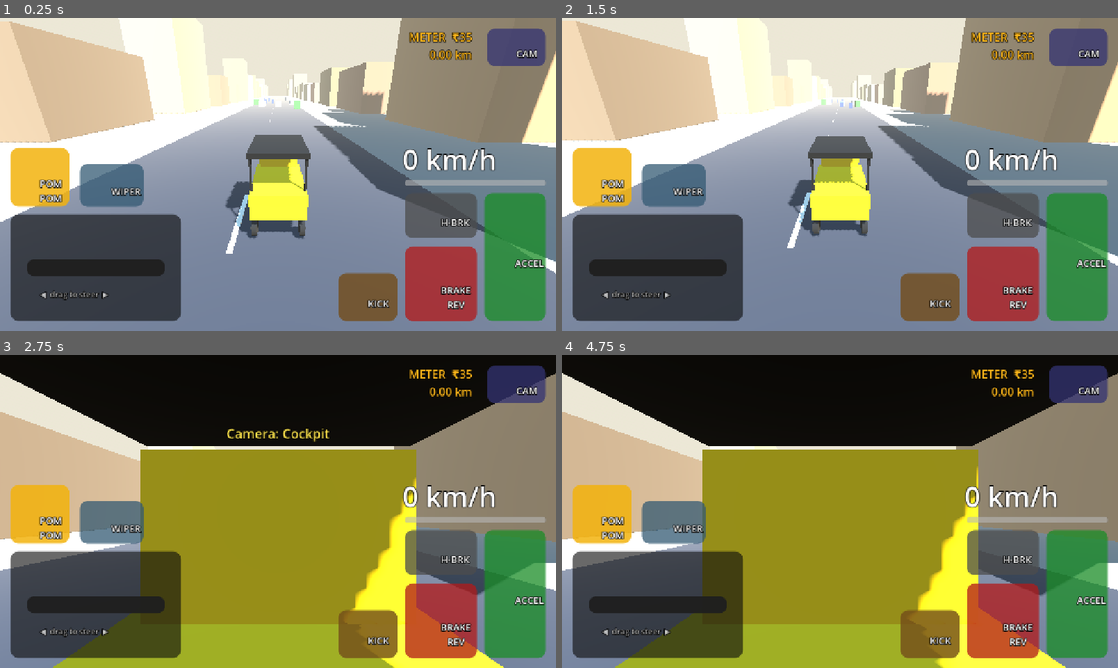
Above: before the commit, frames 1-4 (two rows, left to right).
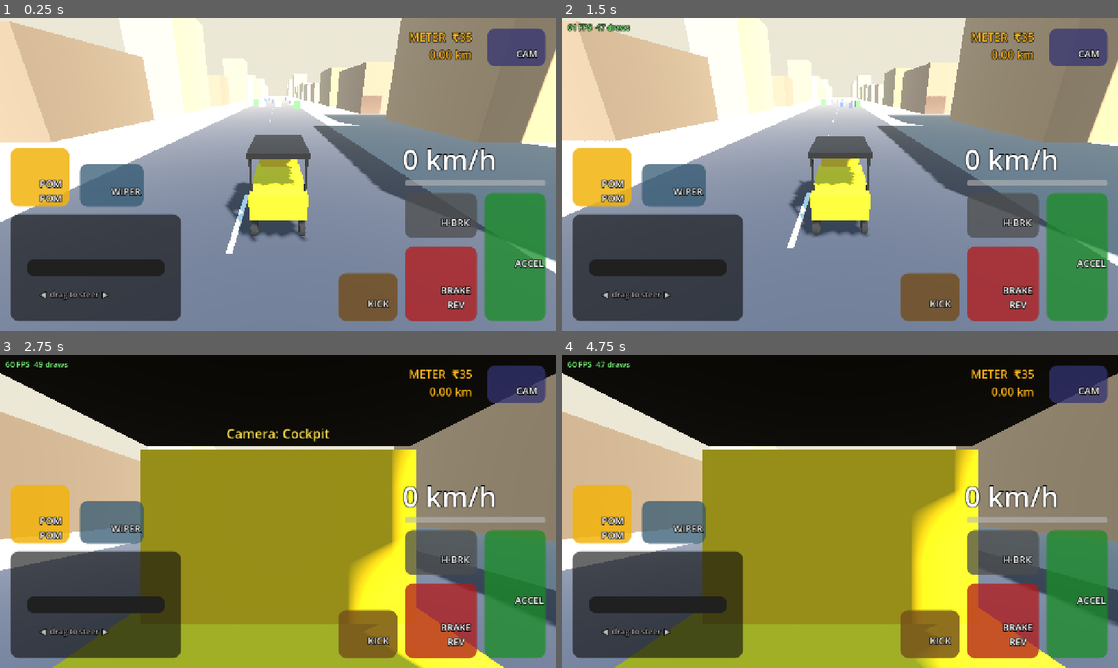
Above: after the commit, the same moments.

Repository: DavidRajPaul/Auto-Simulator-Game-GoDot
Game: Godot game, scene res://scenes/main_phase1_greybox.tscn
The game is run twice, just before and just after one commit, with the same random seed, the same clock (stepped at 60 frames per second) and the same inputs.
Inputs (mouse positions are in pixels of both pictures, inside the frame that each line leads up to):
- Up to frame 1 (0.25 s): no input
- Up to frame 2 (1.5 s): move the mouse to (962, 158) at 0.52 s; hold D (steer_right) 0.53-1.25 s; tap H (horn) at 0.6 s; click (962, 158) at 0.67 s; tap K (kick_start) at 0.8 s; drag from (728, 190) to (812, 237) at 1.27 s
- Up to frame 3 (2.75 s): move the mouse to (333, 442) at 2.02 s; hold D (steer_right) from 2.03 s (still down); tap C (camera_cycle) at 2.1 s; click (333, 442) at 2.17 s; tap K (kick_start) at 2.3 s
- Up to frame 4 (4.75 s): release D (steer_right) at 2.75 s; drag from (812, 574) to (673, 464) at 2.77 s; move the mouse to (1006, 558) at 3.52 s; hold A (steer_left) 3.53-4.25 s; tap K (kick_start) at 3.6 s; click (1006, 558) at 3.67 s; drag from (673, 464) to (756, 433) at 4.27 s

The runs differ from the first frame. In frame 1, 1.0% of the frame differs, in the area x 0-100%, y 9-79%; in frame 2, 1.2%; in frame 3, 2.6%; in frame 4, 3.6%, in the area x 0-100%, y 1-100%.

Commit message:
feat(phase1): feel tuning, placeholder audio, debug overlay, perf budget gate
- Torque curve + aero drag + anti-roll start in VehicleStats; tuned Bajaj_RE_4S
  (0-45 km/h 4.2 s, 2.1 m U-turn radius, brief Gethu tilt)
- VehicleAudio: synthesised engine loop pitched by speed, pom-pom horn, kick clunk
- DebugOverlay: FPS/draw calls/physics/RAM in debug builds
- run_perf_probe under xvfb in CI; cheaper orthogonal shadows (145 -> 99 draws)
- Tests: 46 checks incl. feel targets and audio; timeout-guarded CI steps
- README: remaining MVP work, full audio scope in Phase 5

Co-Authored-By: Claude Opus 5.5 <noreply@anthropic.com>
Claude-Session: https://claude.ai/code/session_01NZmjcP87RjyuMBvBCQaTLX

Diff:
--- a/data/vehicles/Bajaj_RE_4S.tres
+++ b/data/vehicles/Bajaj_RE_4S.tres
@@ -12,3 +12,8 @@
 max_speed_kmh = 58.0
 max_steer_angle_deg = 45.0
 horn_tier = 1
+engine_peak_force_n = 1800.0
+torque_falloff = 0.35
+aero_drag_coeff = 0.35
+anti_roll_start_deg = 11.0
+anti_roll_torque_strength = 7200.0
--- a/data/vehicles/VehicleStats.gd
+++ b/data/vehicles/VehicleStats.gd
@@ -15,6 +15,10 @@
 @export var max_speed_kmh: float = 58.0
 @export var reverse_max_speed_kmh: float = 16.0
 @export var engine_peak_force_n: float = 4200.0
+## Fraction of peak force lost at top speed (0 = flat torque, 0.7 = strong low-end bias).
+@export var torque_falloff: float = 0.55
+## Air drag force = coeff × v² (N, v in m/s).
+@export var aero_drag_coeff: float = 0.9
 @export var service_brake_force_n: float = 5400.0
 @export var handbrake_force_n: float = 7500.0
 
@@ -34,6 +38,8 @@
 
 @export_group("Stability")
 @export var anti_roll_torque_strength: float = 8200.0
+## Roll angle (deg) where the stabiliser starts working; lower = stiffer, less Gethu.
+@export var anti_roll_start_deg: float = 6.0
 @export var two_wheel_tilt_min_deg: float = 12.0
 @export var max_safe_roll_angle_deg: float = 18.0
 
--- a/scenes/main_phase1_greybox.tscn
+++ b/scenes/main_phase1_greybox.tscn
@@ -7,6 +7,7 @@
 [ext_resource type="PackedScene" path="res://scenes/ui/touch_hud.tscn" id="5"]
 [ext_resource type="Script" path="res://scripts/world/GreyboxDressing.gd" id="6"]
 [ext_resource type="Script" path="res://scripts/world/WaterlogZone.gd" id="7"]
+[ext_resource type="Script" path="res://scripts/ui/DebugOverlay.gd" id="8"]
 
 [sub_resource type="ProceduralSkyMaterial" id="SkyMat"]
 sky_top_color = Color(0.35, 0.55, 0.85, 1)
@@ -72,7 +73,8 @@
 [node name="Sun" type="DirectionalLight3D" parent="."]
 transform = Transform3D(0.866, -0.354, 0.354, 0, 0.707, 0.707, -0.5, -0.612, 0.612, 0, 30, 0)
 shadow_enabled = true
-directional_shadow_max_distance = 60.0
+directional_shadow_mode = 0
+directional_shadow_max_distance = 45.0
 
 [node name="Ground" type="StaticBody3D" parent="."]
 collision_mask = 0
@@ -82,10 +84,12 @@
 shape = SubResource("Shape_ground")
 
 [node name="Pavement" type="MeshInstance3D" parent="Ground"]
+cast_shadow = 0
 transform = Transform3D(1, 0, 0, 0, 1, 0, 0, 0, 1, 0, -0.51, 0)
 mesh = SubResource("Mesh_ground")
 
 [node name="AnnaSalaiRoad" type="MeshInstance3D" parent="Ground"]
+cast_shadow = 0
 mesh = SubResource("Mesh_road")
 
 [node name="SpeedBreaker" type="StaticBody3D" parent="."]
@@ -96,6 +100,7 @@
 shape = SubResource("Shape_breaker")
 
 [node name="Mesh" type="MeshInstance3D" parent="SpeedBreaker"]
+cast_shadow = 0
 mesh = SubResource("Mesh_breaker")
 
 [node name="MonsoonPuddle" type="Area3D" parent="."]
@@ -109,6 +114,7 @@
 shape = SubResource("Shape_water")
 
 [node name="Surface" type="MeshInstance3D" parent="MonsoonPuddle"]
+cast_shadow = 0
 transform = Transform3D(1, 0, 0, 0, 1, 0, 0, 0, 1, 0, -0.37, 0)
 mesh = SubResource("Mesh_water")
 
@@ -128,3 +134,6 @@
 player_path = NodePath("../AutoRickshaw")
 
 [node name="TouchHUD" parent="." instance=ExtResource("5")]
+
+[node name="DebugOverlay" type="CanvasLayer" parent="."]
+script = ExtResource("8")
--- a/scenes/vehicles/auto_rickshaw.tscn
+++ b/scenes/vehicles/auto_rickshaw.tscn
@@ -2,6 +2,7 @@
 
 [ext_resource type="Script" path="res://scripts/vehicle/AutoRickshawController.gd" id="1"]
 [ext_resource type="Resource" path="res://data/vehicles/Bajaj_RE_4S.tres" id="2"]
+[ext_resource type="Script" path="res://scripts/vehicle/VehicleAudio.gd" id="3"]
 
 [sub_resource type="BoxShape3D" id="Shape_chassis"]
 size = Vector3(1.3, 0.8, 2.6)
@@ -90,3 +91,7 @@
 [node name="Tyre" type="MeshInstance3D" parent="RearRightWheelMesh"]
 transform = Transform3D(0, -1, 0, 1, 0, 0, 0, 0, 1, 0, 0, 0)
 mesh = SubResource("Mesh_wheel")
+
+[node name="VehicleAudio" type="Node3D" parent="."]
+transform = Transform3D(1, 0, 0, 0, 1, 0, 0, 0, 1, 0, 0, 0.9)
+script = ExtResource("3")
--- /dev/null
+++ b/scripts/ui/DebugOverlay.gd
@@ -0,0 +1,58 @@
+class_name DebugOverlay
+extends CanvasLayer
+## Top-left performance readout for on-device testing. Auto-hidden in release
+## builds; tap the readout to cycle compact/full/hidden.
+## Budgets (AGENTS.md Rule 5): 60 FPS, ≤ 150 draw calls, physics well under 16 ms.
+
+const UPDATE_INTERVAL_S: float = 0.25
+const DRAW_CALL_BUDGET: int = 150
+
+var _label: Label
+var _timer: float = 0.0
+var _mode: int = 1 # 0 hidden, 1 compact, 2 full
+var _worst_fps: float = 999.0
+
+func _ready() -> void:
+	layer = 20
+	if not OS.is_debug_build():
+		queue_free()
+		return
+	_label = Label.new()
+	_label.position = Vector2(12.0, 8.0)
+	_label.add_theme_font_size_override("font_size", 18)
+	_label.add_theme_color_override("font_outline_color", Color.BLACK)
+	_label.add_theme_constant_override("outline_size", 5)
+	_label.mouse_filter = Control.MOUSE_FILTER_STOP
+	_label.gui_input.connect(_on_label_input)
+	add_child(_label)
+
+func _process(delta: float) -> void:
+	_timer += delta
+	if _timer < UPDATE_INTERVAL_S:
+		return
+	_timer = 0.0
+	var fps: float = Performance.get_monitor(Performance.TIME_FPS)
+	if Engine.get_process_frames() > 180: # ignore loading frames
+		_worst_fps = minf(_worst_fps, fps)
+	var draws: int = int(Performance.get_monitor(Performance.RENDER_TOTAL_DRAW_CALLS_IN_FRAME))
+	var phys_ms: float = Performance.get_monitor(Performance.TIME_PHYSICS_PROCESS) * 1000.0
+	var mem_mb: float = Performance.get_monitor(Performance.MEMORY_STATIC) / 1048576.0
+	var vram_mb: float = Performance.get_monitor(Performance.RENDER_VIDEO_MEM_USED) / 1048576.0
+	var ok: bool = fps >= 55.0 and draws <= DRAW_CALL_BUDGET
+	_label.add_theme_color_override("font_color", Color(0.5, 1.0, 0.5) if ok else Color(1.0, 0.45, 0.35))
+	match _mode:
+		0:
+			_label.text = "·"
+		1:
+			_label.text = "%d FPS  %d draws" % [roundi(fps), draws]
+		_:
+			_label.text = "%d FPS (worst %d)\n%d / %d draw calls\nphysics %.1f ms\nRAM %.0f MB  VRAM %.0f MB\n%s" % [
+				roundi(fps), roundi(_worst_fps), draws, DRAW_CALL_BUDGET, phys_ms, mem_mb, vram_mb,
+				RenderingServer.get_video_adapter_name()]
+
+func _on_label_input(event: InputEvent) -> void:
+	var tapped: bool = (event is InputEventScreenTouch and (event as InputEventScreenTouch).pressed) \
+		or (event is InputEventMouseButton and (event as InputEventMouseButton).pressed)
+	if tapped:
+		_mode = (_mode + 1) % 3
+		_worst_fps = 999.0
--- a/scripts/vehicle/AutoRickshawController.gd
+++ b/scripts/vehicle/AutoRickshawController.gd
@@ -106,6 +106,7 @@
 	_solve_wheel(rear_left_wheel_ray, false, throttle_in, brake_in, handbrake_on, delta)
 	_solve_wheel(rear_right_wheel_ray, false, throttle_in, brake_in, handbrake_on, delta)
 	_apply_stabilizer()
+	_apply_aero_drag()
 	_update_fuel_and_odometer(delta)
 	_check_water_stall()
 	_emit_telemetry(delta)
@@ -142,7 +143,8 @@
 	var long_f: float = -wheel_fwd_speed * 12.0
 	if not is_front and not is_engine_stalled:
 		if throttle_in > 0.01 and current_speed_kmh < stats.max_speed_kmh:
-			long_f += throttle_in * stats.engine_peak_force_n * 0.5
+			var torque_curve: float = 1.0 - stats.torque_falloff * clampf(current_speed_kmh / stats.max_speed_kmh, 0.0, 1.0)
+			long_f += throttle_in * stats.engine_peak_force_n * 0.5 * torque_curve
 		elif brake_in > 0.01 and forward_speed_mps < 0.5 and current_speed_kmh < stats.reverse_max_speed_kmh:
 			long_f -= brake_in * stats.engine_peak_force_n * 0.25 # reverse gear
 	if brake_in > 0.01 and forward_speed_mps > 0.5:
@@ -163,6 +165,12 @@
 	if visual_name == "FrontWheelMesh":
 		n.rotation.y = current_steer_rad
 
+func _apply_aero_drag() -> void:
+	var v: Vector3 = linear_velocity
+	var spd: float = v.length()
+	if spd > 0.5:
+		apply_central_force(-v.normalized() * stats.aero_drag_coeff * spd * spd)
+
 func _apply_stabilizer() -> void:
 	var roll_rad: float = global_transform.basis.get_euler().z
 	current_roll_deg = absf(rad_to_deg(roll_rad))
@@ -174,8 +182,9 @@
 		SignalBus.two_wheel_tilt_changed.emit(is_on_two_wheels)
 		if is_on_two_wheels and current_speed_kmh >= GETHU_MIN_SPEED_KMH:
 			SignalBus.gethu_stunt_bonus_earned.emit("Two-Wheel Side-Tilt Gethu", GETHU_BONUS_INR)
-	if current_roll_deg > 6.0:
-		var ratio: float = clampf((current_roll_deg - 6.0) / (stats.max_safe_roll_angle_deg - 6.0), 0.0, 2.5)
+	var start: float = stats.anti_roll_start_deg
+	if current_roll_deg > start:
+		var ratio: float = clampf((current_roll_deg - start) / maxf(stats.max_safe_roll_angle_deg - start, 1.0), 0.0, 2.5)
 		apply_torque(global_transform.basis.z * (-signf(roll_rad) * stats.anti_roll_torque_strength * ratio))
 		# Kill roll-rate so the trike does not oscillate.
 		var roll_rate: float = angular_velocity.dot(global_transform.basis.z)
--- /dev/null
+++ b/scripts/vehicle/VehicleAudio.gd
@@ -0,0 +1,131 @@
+class_name VehicleAudio
+extends Node3D
+## Placeholder auto-rickshaw audio, synthesised once at load (no asset files, zero
+## per-frame DSP cost): a single-cylinder 4-stroke "phat-phat" loop pitch-shifted by
+## speed, a two-tone bulb "pom-pom" horn and a kick-start clunk.
+## Phase 5 replaces the generated streams with CC0 recordings (Sonniss / Kenney).
+## Driven only by SignalBus events.
+
+const MIX_RATE: int = 22050
+const IDLE_PITCH: float = 0.85
+const TOP_PITCH: float = 2.6
+const TOP_SPEED_KMH: float = 58.0
+
+@export var engine_volume_db: float = -6.0
+@export var horn_volume_db: float = -2.0
+
+var _engine: AudioStreamPlayer3D
+var _horn: AudioStreamPlayer3D
+var _clunk: AudioStreamPlayer3D
+var _speed_kmh: float = 0.0
+var _engine_running: bool = true
+
+func _ready() -> void:
+	_engine = _make_player("Engine", _build_engine_loop(), engine_volume_db)
+	_horn = _make_player("Horn", _build_horn(), horn_volume_db)
+	_clunk = _make_player("KickClunk", _build_clunk(), -4.0)
+	_engine.play()
+	SignalBus.speed_updated.connect(_on_speed)
+	SignalBus.horn_blasted.connect(func(_o: Vector3, _f: Vector3, _r: float, _t: int) -> void: _horn.play())
+	SignalBus.engine_stalled_in_water.connect(func(_p: Vector3) -> void: _set_engine(false))
+	SignalBus.engine_restarted.connect(func() -> void: _set_engine(true))
+	SignalBus.kick_start_attempt.connect(func(_r: float) -> void: _clunk.play())
+
+func _process(delta: float) -> void:
+	if not _engine_running:
+		return
+	var t: float = clampf(_speed_kmh / TOP_SPEED_KMH, 0.0, 1.0)
+	var target_pitch: float = lerpf(IDLE_PITCH, TOP_PITCH, sqrt(t))
+	if Input.is_action_pressed("accelerate"):
+		target_pitch += 0.15 # throttle "blip"
+	_engine.pitch_scale = lerpf(_engine.pitch_scale, target_pitch, 1.0 - exp(-8.0 * delta))
+
+func _on_speed(kmh: float) -> void:
+	_speed_kmh = kmh
+
+func _set_engine(on: bool) -> void:
+	_engine_running = on
+	if on:
+		_engine.pitch_scale = IDLE_PITCH
+		_engine.play()
+	else:
+		_engine.stop()
+
+func _make_player(player_name: String, stream: AudioStream, volume_db: float) -> AudioStreamPlayer3D:
+	var p: AudioStreamPlayer3D = AudioStreamPlayer3D.new()
+	p.name = player_name
+	p.stream = stream
+	p.volume_db = volume_db
+	p.unit_size = 8.0
+	p.max_distance = 80.0
+	p.attenuation_filter_cutoff_hz = 20500.0 # no muffling; cheaper on mobile
+	add_child(p)
+	return p
+
+# --- Synthesis (runs once) --------------------------------------------------
+
+## 0.5 s loop holding exactly 5 firing pulses (10 Hz) so it loops seamlessly.
+func _build_engine_loop() -> AudioStreamWAV:
+	var n: int = MIX_RATE / 2
+	var pulses: int = 5
+	var period: int = n / pulses
+	var rng: RandomNumberGenerator = RandomNumberGenerator.new()
+	rng.seed = 198 # 198 cc
+	var samples: PackedFloat32Array = PackedFloat32Array()
+	samples.resize(n)
+	for i: int in n:
+		var tp: float = float(i % period) / MIX_RATE # time since last firing
+		var env: float = exp(-tp * 38.0)
+		var thump: float = sin(TAU * 52.0 * tp) + 0.55 * sin(TAU * 104.0 * tp + 0.7) + 0.25 * sin(TAU * 260.0 * tp)
+		var exhaust_noise: float = rng.randf_range(-1.0, 1.0) * exp(-tp * 90.0) * 0.45
+		var hum: float = 0.07 * sin(TAU * 40.0 * float(i) / MIX_RATE)
+		samples[i] = (thump * env * 0.6 + exhaust_noise + hum)
+	return _to_wav(samples, true)
+
+## Classic rubber-bulb "pom-pom": two short honks, slightly detuned square-ish tone.
+func _build_horn() -> AudioStreamWAV:
+	var honk_len: float = 0.16
+	var gap: float = 0.07
+	var total: int = int(MIX_RATE * (honk_len * 2.0 + gap))
+	var samples: PackedFloat32Array = PackedFloat32Array()
+	samples.resize(total)
+	for i: int in total:
+		var t: float = float(i) / MIX_RATE
+		var in_first: bool = t < honk_len
+		var in_second: bool = t > honk_len + gap
+		if not in_first and not in_second:
+			samples[i] = 0.0
+			continue
+		var lt: float = t if in_first else t - honk_len - gap
+		var f: float = 410.0 if in_first else 395.0
+		var env: float = minf(lt / 0.01, 1.0) * minf((honk_len - lt) / 0.03, 1.0)
+		var tone: float = signf(sin(TAU * f * lt)) * 0.5 + sin(TAU * f * 1.5 * lt) * 0.3 + sin(TAU * f * 0.5 * lt) * 0.2
+		samples[i] = tone * env * 0.55
+	return _to_wav(samples, false)
+
+func _build_clunk() -> AudioStreamWAV:
+	var n: int = int(MIX_RATE * 0.18)
+	var rng: RandomNumberGenerator = RandomNumberGenerator.new()
+	rng.seed = 7
+	var samples: PackedFloat32Array = PackedFloat32Array()
+	samples.resize(n)
+	for i: int in n:
+		var t: float = float(i) / MIX_RATE
+		samples[i] = (sin(TAU * 70.0 * t) * 0.7 + rng.randf_range(-1.0, 1.0) * 0.4) * exp(-t * 28.0)
+	return _to_wav(samples, false)
+
+func _to_wav(samples: PackedFloat32Array, loop: bool) -> AudioStreamWAV:
+	var bytes: PackedByteArray = PackedByteArray()
+	bytes.resize(samples.size() * 2)
+	for i: int in samples.size():
+		bytes.encode_s16(i * 2, int(clampf(samples[i], -1.0, 1.0) * 32000.0))
+	var wav: AudioStreamWAV = AudioStreamWAV.new()
+	wav.format = AudioStreamWAV.FORMAT_16_BITS
+	wav.mix_rate = MIX_RATE
+	wav.stereo = false
+	wav.data = bytes
+	if loop:
+		wav.loop_mode = AudioStreamWAV.LOOP_FORWARD
+		wav.loop_begin = 0
+		wav.loop_end = samples.size()
+	return wav
--- a/scripts/world/GreyboxDressing.gd
+++ b/scripts/world/GreyboxDressing.gd
@@ -71,4 +71,6 @@
 	var mmi: MultiMeshInstance3D = MultiMeshInstance3D.new()
 	mmi.name = node_name
 	mmi.multimesh = mm
+	if node_name == "LaneDashes":
+		mmi.cast_shadow = GeometryInstance3D.SHADOW_CASTING_SETTING_OFF
 	add_child(mmi)
--- /dev/null
+++ b/tests/run_perf_probe.gd
@@ -0,0 +1,87 @@
+extends Node
+## Performance budget probe. Needs a real renderer (CI uses xvfb + Mesa):
+##   xvfb-run godot --path . --rendering-method gl_compatibility --fixed-fps 60 res://tests/run_perf_probe.tscn
+## Drives the greybox with live traffic for 12 s, samples budget monitors, writes a
+## markdown report to $PERF_REPORT (or prints it) and exits 1 if a hard budget breaks.
+## Frame/physics times are informational only — CI runs on software GL, not a phone.
+
+const MAX_DRAW_CALLS: int = 150
+const MAX_ACTIVE_TRAFFIC: int = 18
+const SAMPLE_FRAMES: int = 720
+
+func _ready() -> void:
+	_run.call_deferred()
+
+func _run() -> void:
+	var main: Node = (load("res://scenes/main_phase1_greybox.tscn") as PackedScene).instantiate()
+	add_child(main)
+	var auto: AutoRickshawController = main.get_node("AutoRickshaw") as AutoRickshawController
+	var traffic: ChennaiTrafficManager = main.get_node("ChennaiTrafficManager") as ChennaiTrafficManager
+	for i: int in 60:
+		await get_tree().process_frame
+
+	var draws: Array[int] = []
+	var prims_max: int = 0
+	var objects_max: int = 0
+	var phys_ms: Array[float] = []
+	var traffic_max: int = 0
+	var children_start: int = traffic.get_child_count()
+	Input.action_press("accelerate", 0.8)
+	for i: int in SAMPLE_FRAMES:
+		# Weave a little so the camera sees both sides of the road.
+		var s: float = sin(float(i) / 50.0) * 0.35
+		Input.action_press("steer_left" if s > 0.0 else "steer_right", absf(s))
+		Input.action_release("steer_right" if s > 0.0 else "steer_left")
+		await get_tree().process_frame
+		draws.append(int(Performance.get_monitor(Performance.RENDER_TOTAL_DRAW_CALLS_IN_FRAME)))
+		prims_max = maxi(prims_max, int(Performance.get_monitor(Performance.RENDER_TOTAL_PRIMITIVES_IN_FRAME)))
+		objects_max = maxi(objects_max, int(Performance.get_monitor(Performance.RENDER_TOTAL_OBJECTS_IN_FRAME)))
+		phys_ms.append(Performance.get_monitor(Performance.TIME_PHYSICS_PROCESS) * 1000.0)
+		traffic_max = maxi(traffic_max, traffic.active_vehicles().size())
+	Input.action_release("accelerate")
+	Input.action_release("steer_left")
+	Input.action_release("steer_right")
+
+	draws.sort()
+	var draw_max: int = draws[draws.size() - 1]
+	var draw_p95: int = draws[int(draws.size() * 0.95)]
+	var phys_avg: float = 0.0
+	for v: float in phys_ms:
+		phys_avg += v
+	phys_avg /= float(phys_ms.size())
+	var mem_mb: float = Performance.get_monitor(Performance.MEMORY_STATIC) / 1048576.0
+	var renderer: String = RenderingServer.get_video_adapter_name()
+
+	var failures: PackedStringArray = []
+	if draw_max == 0:
+		failures.append("draw calls read 0 — probe needs a real renderer (not --headless)")
+	if draw_max > MAX_DRAW_CALLS:
+		failures.append("draw calls %d > %d" % [draw_max, MAX_DRAW_CALLS])
+	if traffic_max > MAX_ACTIVE_TRAFFIC:
+		failures.append("active traffic %d > %d" % [traffic_max, MAX_ACTIVE_TRAFFIC])
+	if traffic.get_child_count() != children_start:
+		failures.append("traffic nodes instantiated/freed while driving")
+
+	var report: String = """### Performance probe (Phase 1 greybox)
+| Metric | Value | Budget |
+|---|---|---|
+| Draw calls (max / p95) | %d / %d | ≤ %d |
+| Rendered objects (max) | %d | — |
+| Primitives (max) | %d | — |
+| Active traffic (max) | %d | ≤ %d |
+| Physics process avg | %.2f ms | info only |
+| Static memory | %.0f MB | < 400 MB |
+| Distance driven | %.0f m | — |
+| Renderer | %s | — |
+
+**Result:** %s
+""" % [draw_max, draw_p95, MAX_DRAW_CALLS, objects_max, prims_max, traffic_max, MAX_ACTIVE_TRAFFIC,
+		phys_avg, mem_mb, auto.odometer_km * 1000.0, renderer,
+		"✅ within budget" if failures.is_empty() else "❌ " + ", ".join(failures)]
+	print(report)
+	var out_path: String = OS.get_environment("PERF_REPORT")
+	if out_path != "":
+		var f: FileAccess = FileAccess.open(out_path, FileAccess.WRITE)
+		if f != null:
+			f.store_string(report)
+	get_tree().quit(0 if failures.is_empty() else 1)
--- /dev/null
+++ b/tests/run_perf_probe.tscn
@@ -0,0 +1,6 @@
+[gd_scene format=3]
+
+[ext_resource type="Script" path="res://tests/run_perf_probe.gd" id="1"]
+
+[node name="PerfProbe" type="Node"]
+script = ExtResource("1")
--- a/tests/run_phase1_tests.gd
+++ b/tests/run_phase1_tests.gd
@@ -51,9 +51,12 @@
 	await _test_acceleration(auto)
 	await _test_steering_roll(auto)
 	await _reset_auto(auto)
+	await _test_feel_targets(auto)
+	await _reset_auto(auto)
 	await _test_horn(traffic, auto)
 	await _test_water_stall_and_kick_start(auto)
 	_test_passenger_mass(auto)
+	await _test_audio(auto)
 	_check("No traffic instantiate/free during driving", traffic.get_child_count() == child_count_before,
 		"children %d -> %d" % [child_count_before, traffic.get_child_count()])
 
@@ -120,6 +123,54 @@
 	Input.action_release("steer_right")
 	_check("Full steer at ~30 km/h: roll < 22°", max_roll < 22.0, "start %.1f km/h, max roll %.1f°" % [start_speed, max_roll])
 	_check("Auto still upright after turn", auto.global_transform.basis.y.y > 0.8)
+
+## GDD/tech-spec feel targets: 0–45 km/h within 6 s, ~2.4 m U-turn radius,
+## hard turn at 45 km/h stays upright.
+func _test_feel_targets(auto: AutoRickshawController) -> void:
+	var t45: float = -1.0
+	Input.action_press("accelerate")
+	for i: int in 420:
+		await get_tree().physics_frame
+		if auto.current_speed_kmh >= 45.0:
+			t45 = i / 60.0
+			break
+	Input.action_release("accelerate")
+	_check("0–45 km/h within 6 s", t45 > 0.0 and t45 <= 6.0, "%.2f s" % t45)
+	_check("0–45 km/h not arcade-instant (≥ 3 s)", t45 >= 3.0, "%.2f s" % t45)
+
+	# Hard turn at 45 km/h: stays upright, roll < 22°.
+	Input.action_press("steer_left", 1.0)
+	var max_roll: float = 0.0
+	for i: int in 180:
+		await get_tree().physics_frame
+		max_roll = maxf(max_roll, auto.current_roll_deg)
+	Input.action_release("steer_left")
+	_check("Hard turn at 45 km/h: roll < 22° and upright", max_roll < 22.0 and auto.global_transform.basis.y.y > 0.8, "max roll %.1f°" % max_roll)
+
+	# Low-speed U-turn radius.
+	await _reset_auto(auto)
+	while auto.current_speed_kmh < 10.0:
+		Input.action_press("accelerate", 1.0)
+		await get_tree().physics_frame
+	Input.action_release("accelerate")
+	Input.action_press("steer_right", 1.0)
+	var pts: Array[Vector3] = []
+	for i: int in 240:
+		Input.action_press("accelerate", 0.4) if auto.current_speed_kmh < 10.0 else Input.action_release("accelerate")
+		await get_tree().physics_frame
+		if i > 60:
+			pts.append(auto.global_position)
+	Input.action_release("steer_right")
+	Input.action_release("accelerate")
+	var centre: Vector3 = Vector3.ZERO
+	for p: Vector3 in pts:
+		centre += p
+	centre /= float(pts.size())
+	var radius: float = 0.0
+	for p: Vector3 in pts:
+		radius += Vector2(p.x - centre.x, p.z - centre.z).length()
+	radius /= float(pts.size())
+	_check("U-turn radius at 10 km/h ≈ 2.4 m (1.5–3.2)", radius >= 1.5 and radius <= 3.2, "%.2f m" % radius)
 
 func _test_horn(traffic: ChennaiTrafficManager, auto: AutoRickshawController) -> void:
 	_park_all(traffic)
@@ -163,6 +214,22 @@
 	bus.emit_signal("passenger_alighted")
 	_check("Alighting restores base mass", is_equal_approx(auto.mass, auto.stats.base_mass_kg))
 
+func _test_audio(auto: AutoRickshawController) -> void:
+	var audio: VehicleAudio = auto.get_node_or_null("VehicleAudio") as VehicleAudio
+	_check("VehicleAudio present on auto prefab", audio != null)
+	if audio == null:
+		return
+	var engine: AudioStreamPlayer3D = audio.get_node("Engine") as AudioStreamPlayer3D
+	var horn: AudioStreamPlayer3D = audio.get_node("Horn") as AudioStreamPlayer3D
+	var engine_wav: AudioStreamWAV = engine.stream as AudioStreamWAV
+	_check("Engine loop generated & looping", engine_wav != null and engine_wav.data.size() > 10000 and engine_wav.loop_mode == AudioStreamWAV.LOOP_FORWARD)
+	_check("Horn sample generated", horn.stream != null and (horn.stream as AudioStreamWAV).data.size() > 5000)
+	var idle_pitch: float = engine.pitch_scale
+	Input.action_press("accelerate")
+	await _physics(150)
+	Input.action_release("accelerate")
+	_check("Engine pitch rises with speed", engine.pitch_scale > idle_pitch + 0.3, "pitch %.2f -> %.2f at %.0f km/h" % [idle_pitch, engine.pitch_scale, auto.current_speed_kmh])
+
 # --- Helpers ---------------------------------------------------------------
 
 func _physics(frames: int) -> void:
Not shown, added: scripts/ui/DebugOverlay.gd.uid
Not shown, added: scripts/vehicle/VehicleAudio.gd.uid
Not shown, added: tests/run_perf_probe.gd.uid
Not shown, changed: .github/workflows/android-build.yml
Not shown, changed: AGENTS.md
Not shown, changed: README.md
